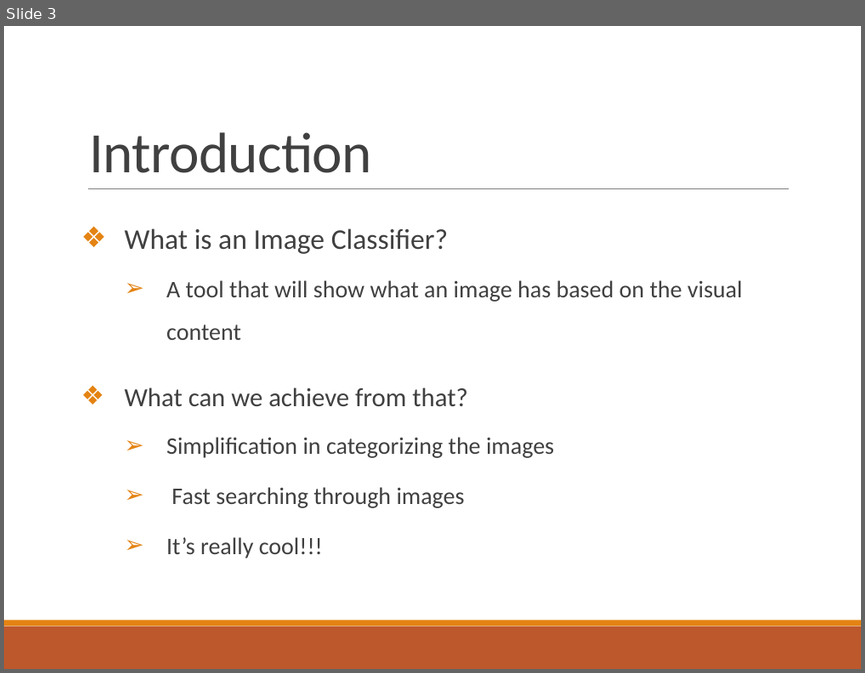
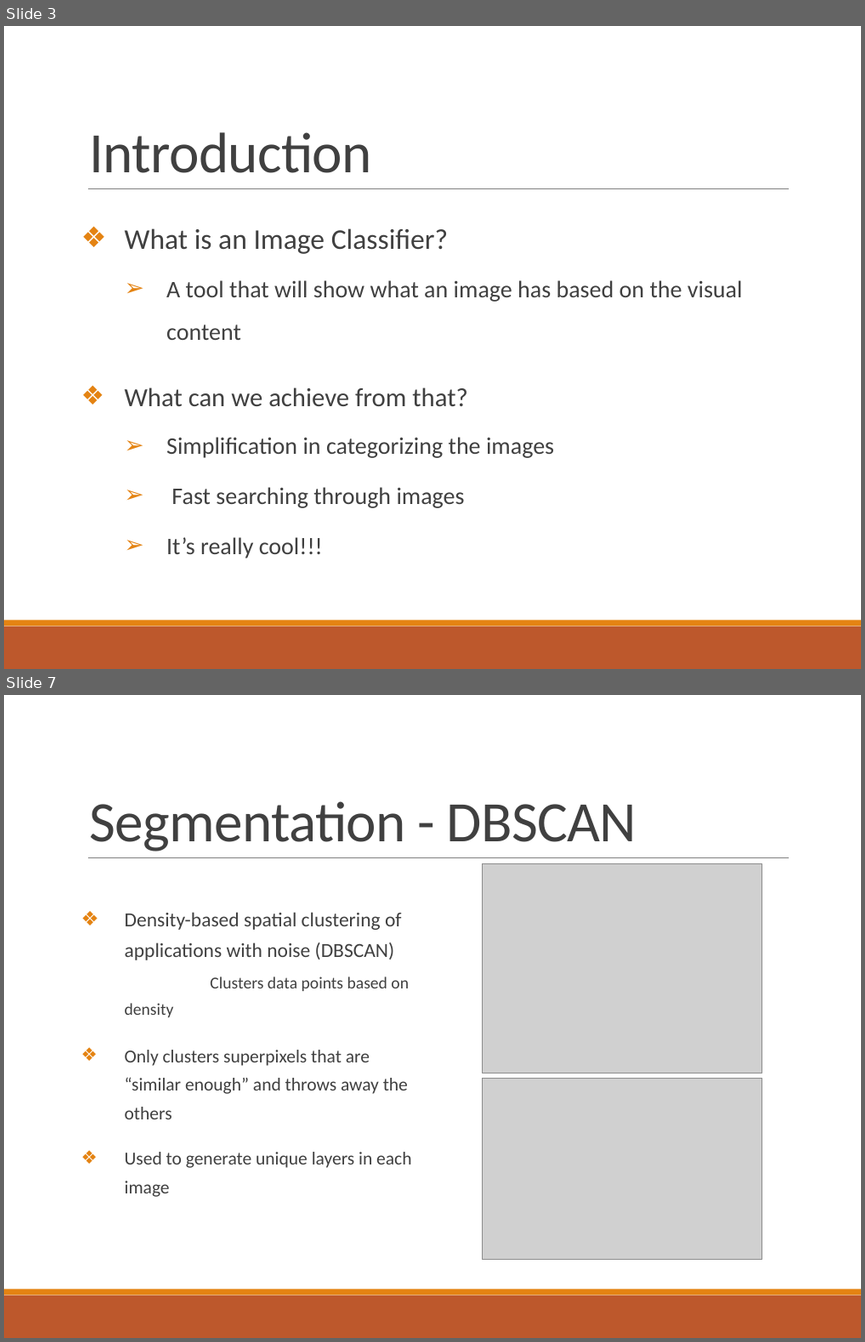
Before and after one commit to somyamohanty/Pixel_Dawgs, a slide deck: Final Presentation.pptx. Shown one above the other, each under a label of ours: slide 3 before the commit, slides 3 and 7 after it; the slides between them are not shown. The pictures are 865x673 and 865x1342 pixels, drawn with LibreOffice and Linux fonts; fonts in the diff are those of the drawing; grey boxes stand for pictures. Boxes give left, top, right and bottom in pixels: in the first picture for what was removed or moved away, otherwise in the second. Text is boxed around its words. In the diff, an @@ line names an element or a change of style, - is before the commit and + after.

Commit message:
Adding completed final presentation and some images used in the presentation

```diff
--- a/Final Presentation.pptx
+++ b/Final Presentation.pptx
@@ slide 7 added at box(4, 695, 861, 1338), background #FFFFFF; not listed: 3 template elements that a slide beside it also shows @@
@@ title added at box(90, 801, 636, 851), 48 pt, text #404040 @@
+Segmentation - DBSCAN
@@ picture added at box(482, 864, 761, 1073) @@
@@ text added at box(125, 912, 411, 1197), 15.4 pt, text #404040 @@
+❖ Density-based spatial clustering of applications with noise (DBSCAN)
+  Clusters data points based on density
+❖ Only clusters superpixels that are “similar enough” and throws away the others
+❖ Used to generate unique layers in each image
@@ picture added at box(482, 1078, 761, 1259) @@
```
Also in this commit, not shown: 4 slides changed, 12 other slides added, 2 other files.
